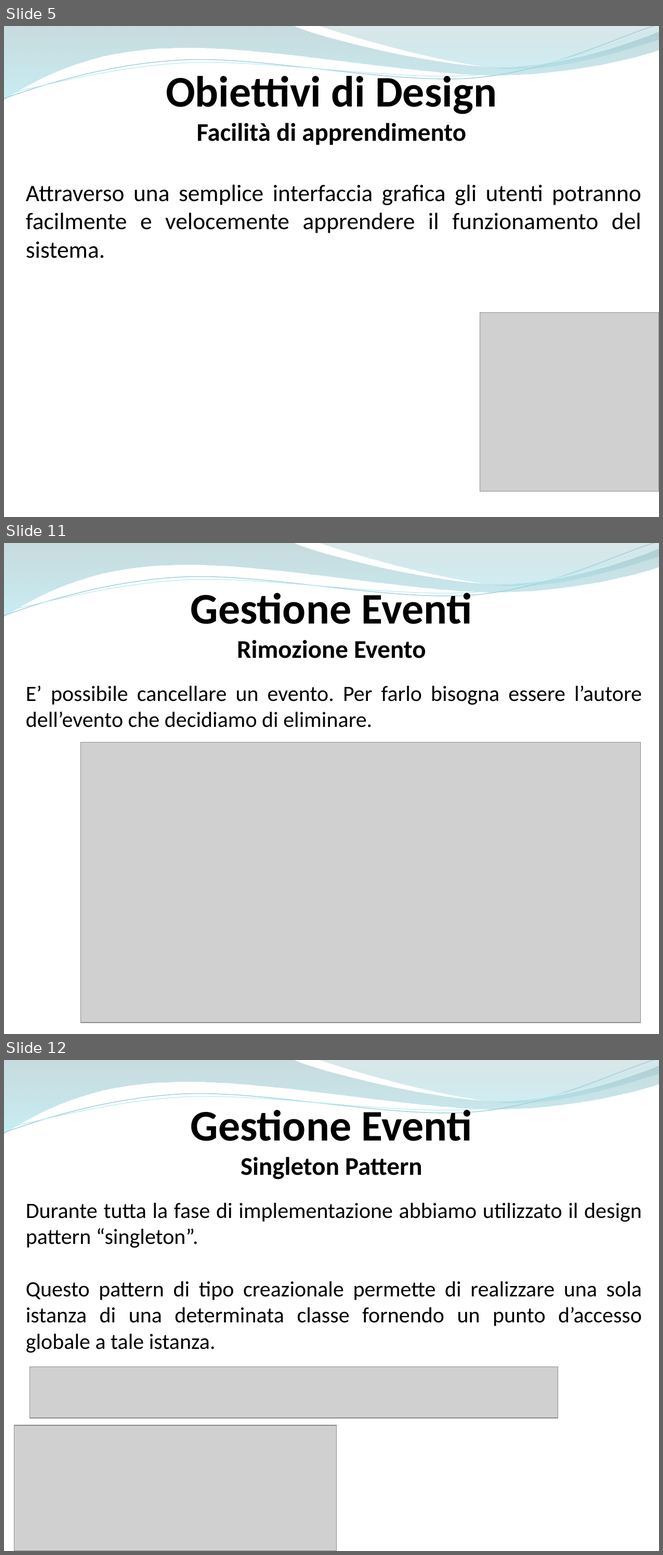
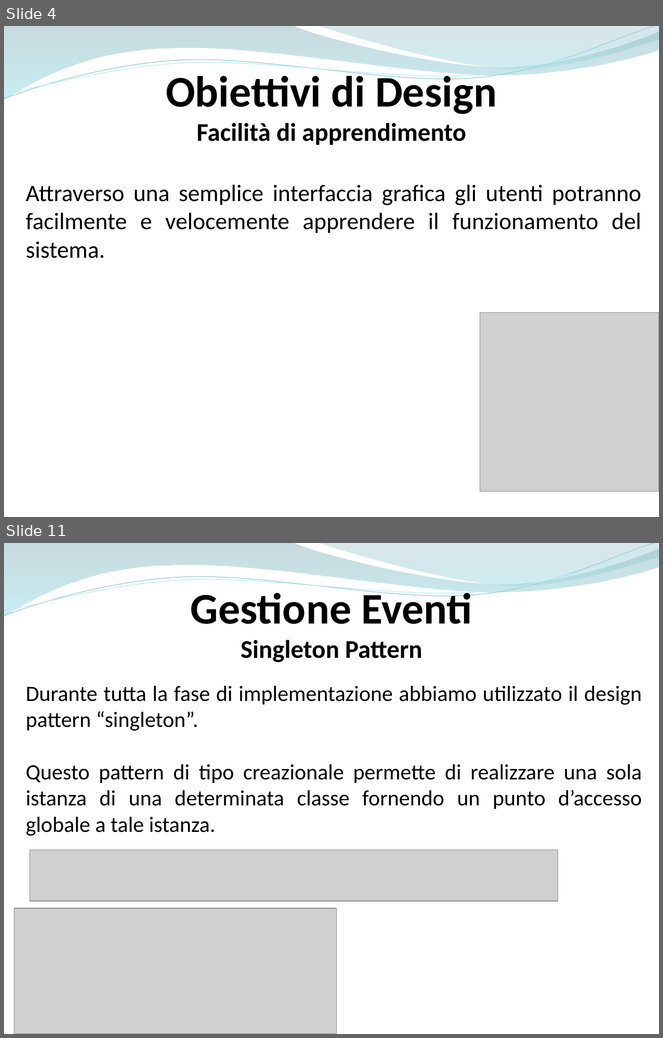
Before and after one commit to ammirate/at-silo, a slide deck: Presentazione/Atsilo2/Luca/Luca_PresentazioneFinale.pptx. Shown one above the other, each under a label of ours: slides 5, 11 and 12 before the commit, slides 4 and 11 after it; the slides between them are not shown. The pictures are 663x1555 and 663x1038 pixels, drawn with LibreOffice and Linux fonts; fonts in the diff are those of the drawing; grey boxes stand for pictures. Boxes give left, top, right and bottom in pixels: in the first picture for what was removed or moved away, otherwise in the second. Text is boxed around its words. In the diff, an @@ line names an element or a change of style, - is before the commit and + after.

```diff
--- a/Presentazione/Atsilo2/Luca/Luca_PresentazioneFinale.pptx
+++ b/Presentazione/Atsilo2/Luca/Luca_PresentazioneFinale.pptx
@@ slide 11 removed at [4, 543, 659, 1034], background #FFFFFF; not listed: 4 template elements that a slide beside it also shows @@
@@ text removed at [191, 588, 472, 658] @@
-Gestione Eventi
-Rimozione Evento
@@ text removed at [26, 685, 642, 728] @@
-E’ possibile cancellare un evento. Per farlo bisogna essere l’autore dell’evento che decidiamo di eliminare.
@@ picture removed at [80, 743, 641, 1023] @@
@@ what was slide 5 is now slide 4 @@
@@ what was slide 12 is now slide 11 @@
```
Also in this commit, not shown: 4 slides changed, 4 slides added, 4 other slides removed.
